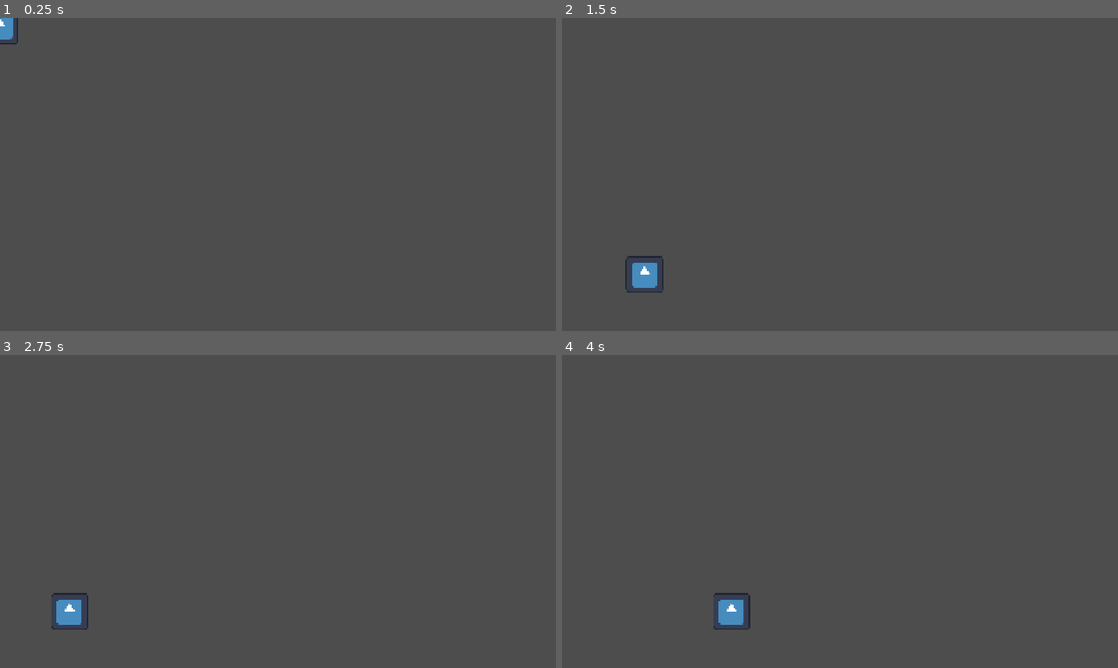
Above: before the commit, frames 1-4 (two rows, left to right).
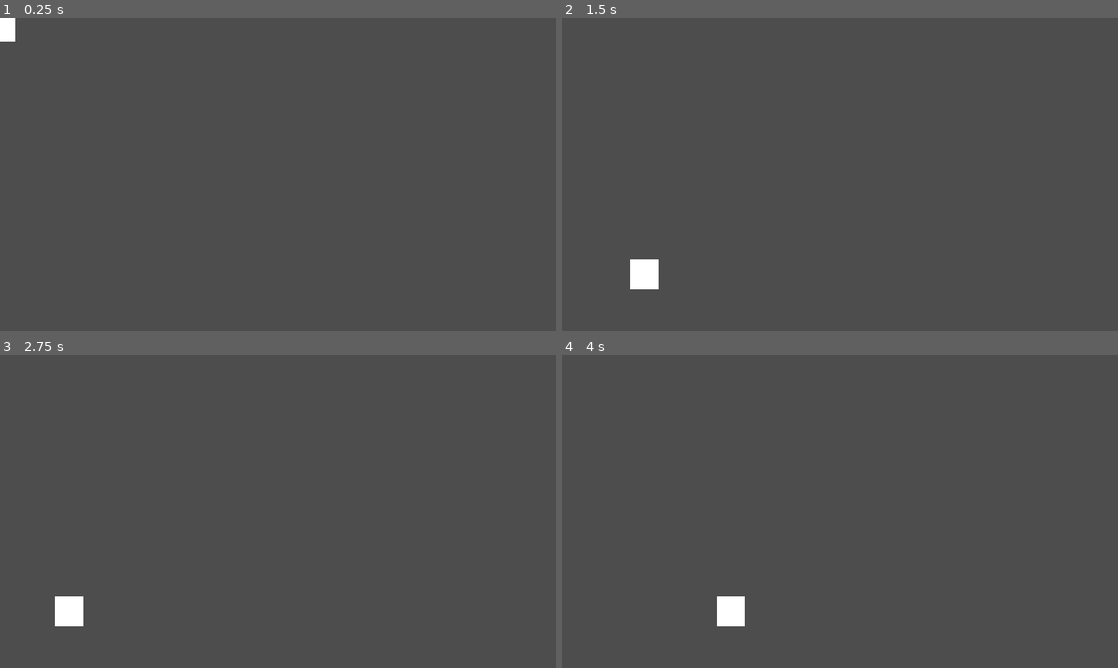
Above: after the commit, the same moments.

Repository: cliffordwilliam/wobble-protocol
Game: Godot game, scene res://test_scene.tscn
The game is run twice, just before and just after one commit, with the same random seed, the same clock (stepped at 60 frames per second) and the same inputs. The project has no main scene, so this scene is started directly. The engine's default icon, where the game draws it, is replaced by a stand-in: a white triangle on a blue panel in a dark square.
Inputs:
- Up to frame 1 (0.25 s): no input
- Up to frame 2 (1.5 s): tap Enter (ui_accept) at 0.5, 0.77 s; hold Right (ui_right) from 0.53 s (still down)
- Up to frame 3 (2.75 s): tap Enter (ui_accept) at 1.52 s; release Right (ui_right) at 2.03 s; hold Left (ui_left) from 2.03 s (still down)
- Up to frame 4 (4 s): release Left (ui_left) at 2.78 s; hold Right (ui_right) from 2.78 s (still down); tap Enter (ui_accept) at 3.02, 3.77 s

The runs differ from the first frame. In frame 1, 0.2% of the frame differs, in the area x 0-4%, y 0-9%; in frame 2, 0.6%, in the area x 11-19%, y 76-88%; in frame 3, 0.6%; in frame 4, 0.6%.

Commit message:
fix: use gradienttexture2d instead of the godot icon for player sprite

Diff:
--- a/player.tscn
+++ b/player.tscn
@@ -1,7 +1,14 @@
 [gd_scene format=3 uid="uid://d16mnkjkusj6w"]
 
 [ext_resource type="Script" uid="uid://bf8cmiyruq806" path="res://player.gd" id="1_4flbx"]
-[ext_resource type="Texture2D" uid="uid://bejmufw5hao8t" path="res://icon.svg" id="2_onrkg"]
+
+[sub_resource type="Gradient" id="Gradient_4flbx"]
+colors = PackedColorArray(1, 1, 1, 1, 1, 1, 1, 1)
+
+[sub_resource type="GradientTexture2D" id="GradientTexture2D_i3pqv"]
+gradient = SubResource("Gradient_4flbx")
+width = 100
+height = 100
 
 [sub_resource type="RectangleShape2D" id="RectangleShape2D_n8mn6"]
 size = Vector2(100, 100)
@@ -9,8 +16,8 @@
 [node name="Player" type="CharacterBody2D" unique_id=1504388918]
 script = ExtResource("1_4flbx")
 
-[node name="Icon" type="Sprite2D" parent="." unique_id=1298776631]
-texture = ExtResource("2_onrkg")
+[node name="Sprite2D" type="Sprite2D" parent="." unique_id=1298776631]
+texture = SubResource("GradientTexture2D_i3pqv")
 
 [node name="CollisionShape2D" type="CollisionShape2D" parent="." unique_id=1889494030]
 shape = SubResource("RectangleShape2D_n8mn6")
